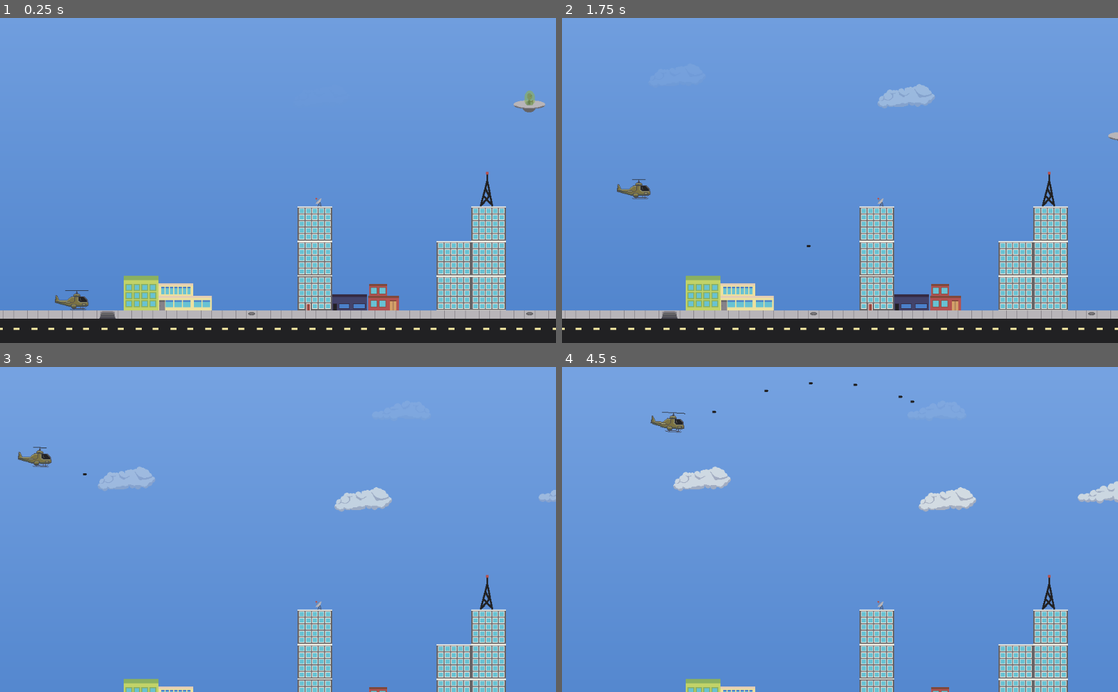
Above: before the commit, frames 1-4 (two rows, left to right).
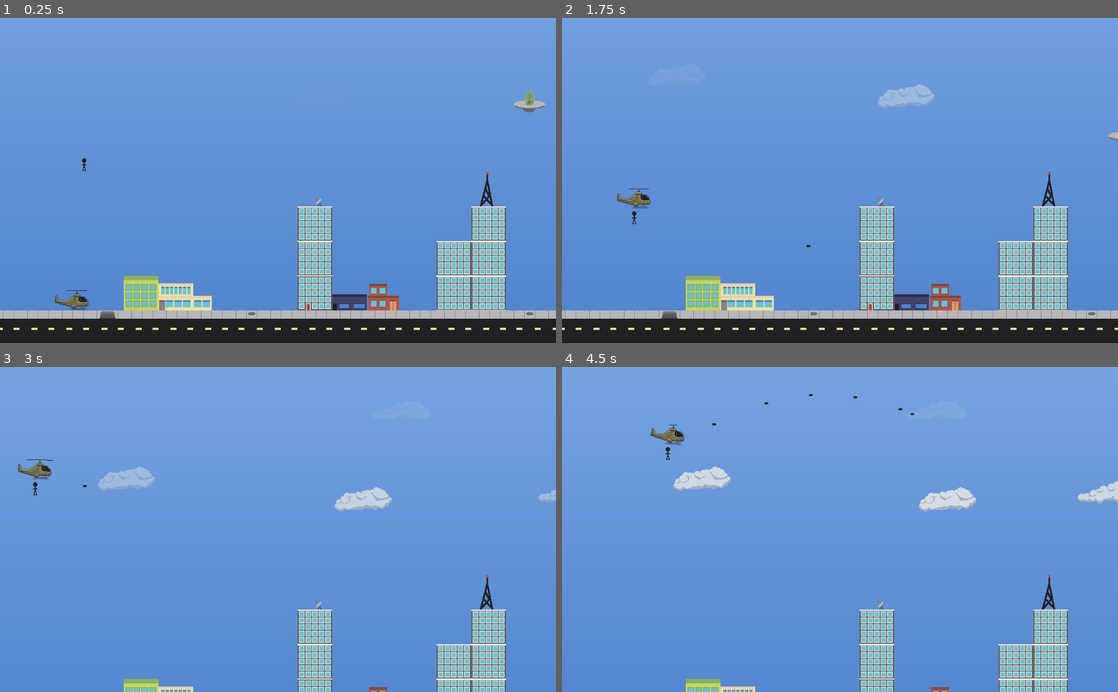
Above: after the commit, the same moments.

Repository: CodeChomper/InevitableDefense
Game: Godot game, scene res://Map.tscn
Two runs of this game, one before a commit and one after it. Both use one fixed random seed, a clock stepped at 60 frames per second and the inputs below.
Inputs:
- Up to frame 1 (0.25 s): no input
- Up to frame 2 (1.75 s): hold Space (shoot) 0.53-1.28 s; hold W (up) from 0.53 s (still down); tap Space (shoot) at 1.35 s
- Up to frame 3 (3 s): release W (up) at 2.03 s; hold Space (shoot) 2.03-2.78 s; hold A (left) from 2.03 s (still down); tap Space (shoot) at 2.85 s
- Up to frame 4 (4.5 s): release A (left) at 3.53 s; hold S (down) 3.53-4.28 s; hold Space (shoot) 3.53-4.28 s; hold D (right) from 4.28 s (still down); tap Space (shoot) at 4.35 s

The runs differ from the first frame. In frame 1, less than 0.1% of the frame differs, in the area x 11-16%, y 43-84%; in frame 2, 0.4%; in frame 3, 0.4%; in frame 4, 0.5%, in the area x 15-64%, y 4-29%.

Commit message:
Heli catching and dropping off person working.

Diff:
--- a/Heli/Heli.gd
+++ b/Heli/Heli.gd
@@ -11,6 +11,7 @@
 var bullet_scene = load("res://Heli/Bullet.tscn")
 var health = 100
 var dead = false
+var person
 
 # Called when the node enters the scene tree for the first time.
 func _ready():
@@ -22,6 +23,10 @@
 	get_input()
 	velocity = move_and_slide(velocity)
 	$AnimatedSprite.rotation_degrees = velocity.x * 0.02
+	if person != null:
+		if person.on_heli:
+			person.global_position = global_position
+			person.global_position.y += 45
 	pass
 
 func shoot():
@@ -72,6 +77,13 @@
 		die()
 	pass
 
+func get_in_heli(person):
+	self.person = person
+	add_child(person)
+	person.global_position = global_position
+	person.global_position.y += 20
+	pass
+
 func die():
 	dead = true
 	$AnimatedSprite.visible = false
--- a/Heli/Heli.tscn
+++ b/Heli/Heli.tscn
@@ -31,7 +31,6 @@
 
 [node name="AnimatedSprite" type="AnimatedSprite" parent="."]
 frames = SubResource( 1 )
-frame = 5
 playing = true
 
 [node name="CollisionShape2D" type="CollisionShape2D" parent="."]
--- a/Map.tscn
+++ b/Map.tscn
@@ -451,4 +451,4 @@
 position = Vector2( 865, 250 )
 
 [node name="Person" parent="." instance=ExtResource( 5 )]
-position = Vector2( 1069, 607 )
+position = Vector2( 55, 381 )
--- a/People/Person.gd
+++ b/People/Person.gd
@@ -3,6 +3,7 @@
 var velocity = Vector2()
 var being_abducted = false
 var ship
+var on_heli = false
 
 # Called when the node enters the scene tree for the first time.
 func _ready():
@@ -15,15 +16,18 @@
 		float_up()
 		return
 	var other = move_and_collide(velocity)
-	if other == null:
+	if other != null and !other.collider.is_in_group("Heli"):
+		on_heli = false
+	if !on_heli and other == null:
 		velocity.y += 1*delta
-	elif other.collider.is_in_group("Heli"):
-			print("Getting on heli")
+	elif !on_heli and other.collider.has_method("get_in_heli"):
+		other.collider.get_in_heli(self)
+		#$ObjectCollider.disabled = true
+		on_heli = true
 	else:
 		velocity.y = 0
 
 func float_up():
-
 	if !weakref(ship).get_ref():
 		being_abducted = false
 		return
--- a/People/Person.tscn
+++ b/People/Person.tscn
@@ -18,7 +18,7 @@
 position = Vector2( 0, -16 )
 texture = ExtResource( 1 )
 
-[node name="CollisionShape2D" type="CollisionShape2D" parent="."]
+[node name="ObjectCollider" type="CollisionShape2D" parent="."]
 position = Vector2( 0, -12 )
 shape = SubResource( 1 )
 
